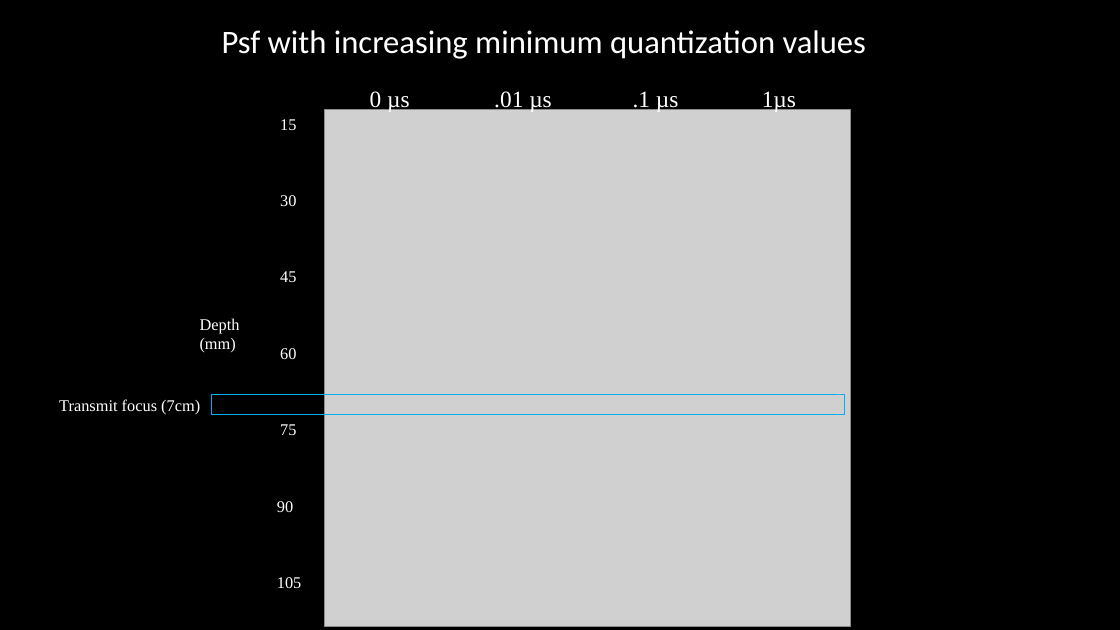
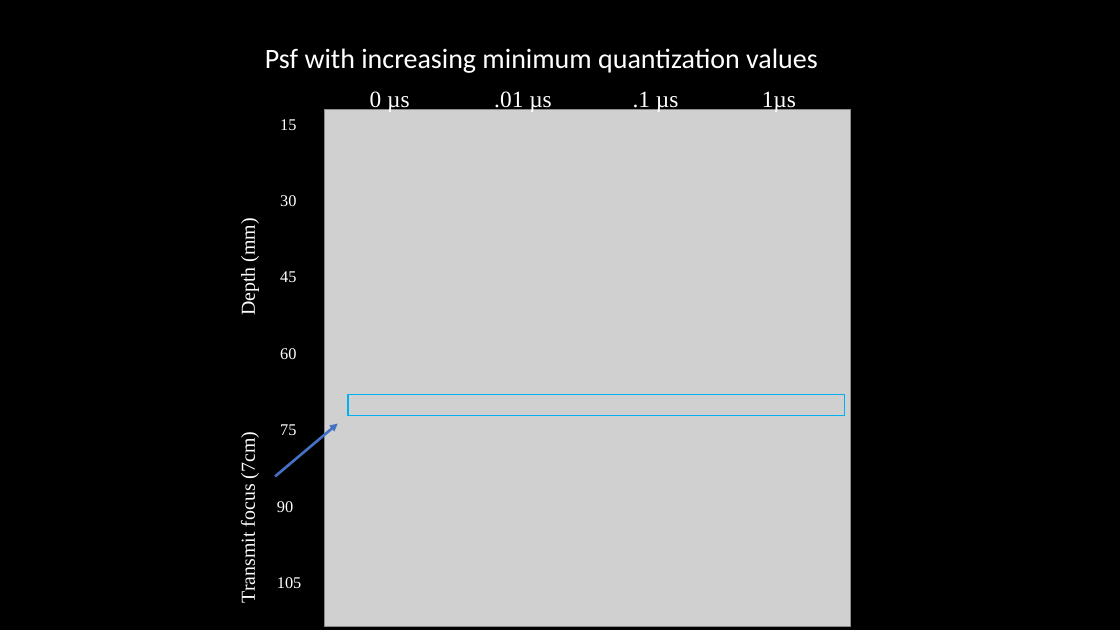
Before and after one commit to tomjmanuel/Byram, a slide deck: slide 1 of field2Proj/projectppt.pptx. Drawn at 1120x630 pixels with LibreOffice and Linux fonts; fonts in the diff are those of the drawing; grey boxes stand for pictures. Boxes give left, top, right and bottom in pixels: in the first picture for what was removed or moved away, otherwise in the second. Text is boxed around its words. In the diff, an @@ line names an element or a change of style, - is before the commit and + after.

```diff
--- a/field2Proj/projectppt.pptx
+++ b/field2Proj/projectppt.pptx
@@ text "Psf with increasing minimum quantization ...": place and size @@
-text "Psf with increasing minimum quantization ..." at <box>222,30,866,59</box>
+text "Psf with increasing minimum quantization ..." at <box>265,48,818,73</box>
@@ text "Psf with increasing minimum quantization ..." at <box>265,48,818,73</box>: size 28 to 24 pt @@
@@ text "Depth (mm)": place and size @@
-text "Depth (mm)" at <box>200,318,240,352</box>
+text "Depth (mm)" at <box>237,222,259,315</box>
@@ text "Depth (mm)" at <box>237,222,259,315</box>: size 14 to 17 pt; rotation 0 to 270 degrees @@
@@ text "Transmit focus (7cm)" at <box>237,436,259,601</box>: size 14 to 17 pt; rotation 0 to 270 degrees @@
@@ text "Transmit focus (7cm)": place and size @@
-text "Transmit focus (7cm)" at <box>59,399,200,415</box>
+text "Transmit focus (7cm)" at <box>237,436,259,601</box>
@@ rectangle: place and size @@
-rectangle at <box>212,394,844,414</box>
+rectangle at <box>348,394,844,415</box>
@@ arrow added from (276, 476) to (338, 423), #4472C4 2.25 pt @@
```
Also in this commit, not shown: 1 other slide changed, 17 other files.
